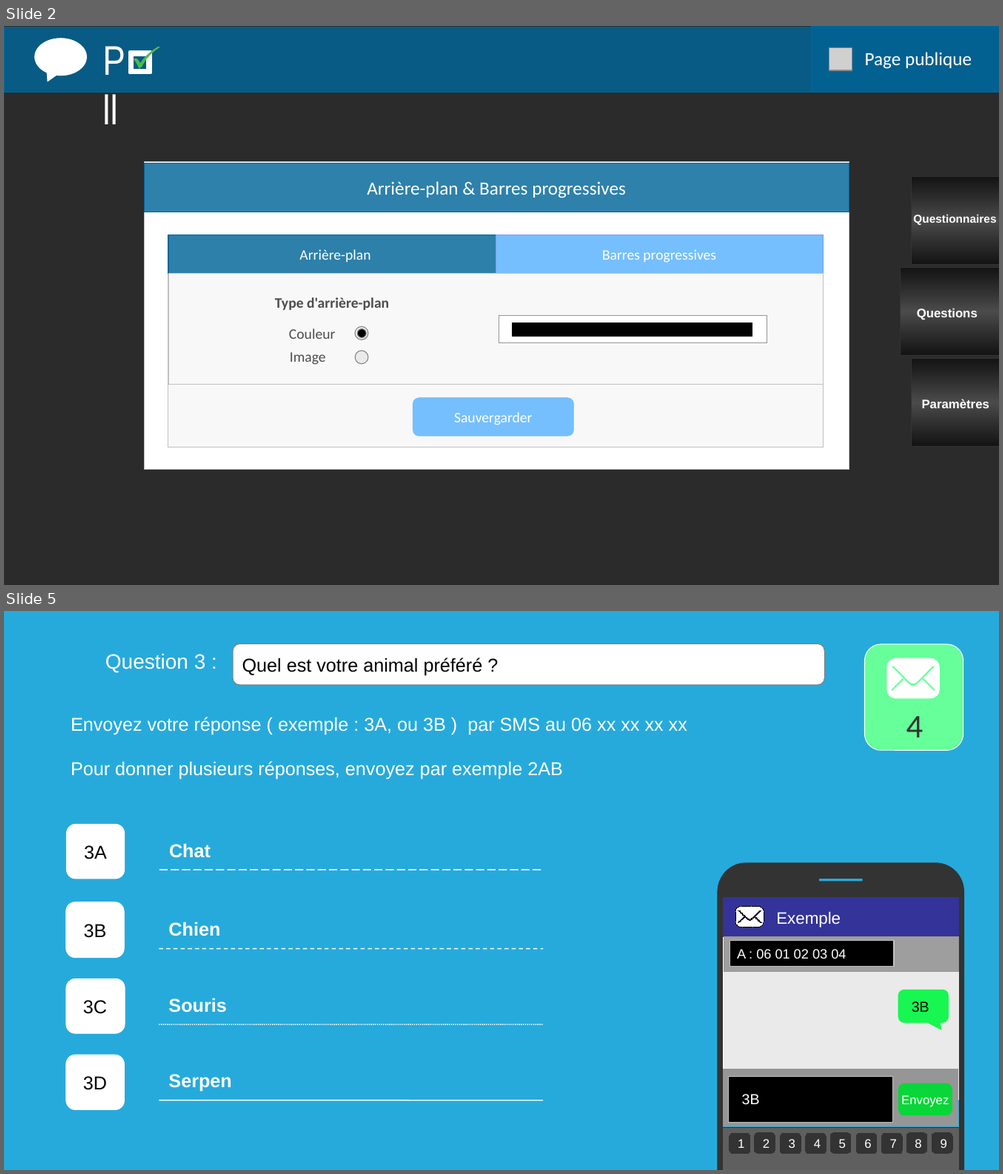
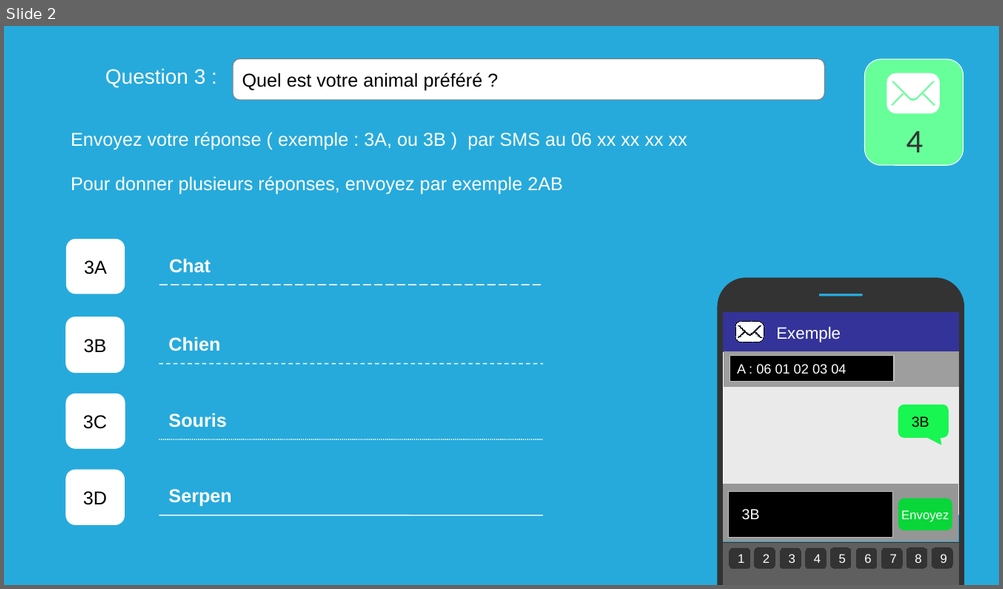
Before and after one commit to Airenn/Poll-Web, a slide deck: Poll-Web-master/maquette/maquette_page_parametre.ppt. Shown one above the other, each under a label of ours: slides 2 and 5 before the commit, slide 2 after it; the slides between them are not shown. The pictures are 1003x1174 and 1003x589 pixels, drawn with LibreOffice and Linux fonts; fonts in the diff are those of the drawing; grey boxes stand for pictures; background and template pictures are left out; a plain dark background stands for a picture behind light text. Boxes give left, top, right and bottom in pixels: in the first picture for what was removed or moved away, otherwise in the second. Text is boxed around its words. In the diff, an @@ line names an element or a change of style, - is before the commit and + after.

Commit message:
Revert "modif maquette_page_questionnaire"
This reverts commit 3beadceb197581269ff40eed9da7a0f8bb8bb503.

```diff
--- a/Poll-Web-master/maquette/maquette_page_parametre.ppt
+++ b/Poll-Web-master/maquette/maquette_page_parametre.ppt
@@ slide 2 removed at (4,26,999,585), background picture (left out) @@
@@ rectangle removed at (4,27,999,93) @@
@@ group removed at (34,39,159,124): 2 freeform shapes, 1 speech bubble, 1 text @@
-P ll
@@ rectangle removed at (811,26,999,93) @@
@@ picture removed at (828,47,852,70) @@
@@ text removed at (865,52,971,69) @@
-Page publique
@@ rectangle removed at (144,161,848,469) @@
@@ rectangle removed at (144,163,848,212) @@
@@ rectangle removed at (910,177,999,264) @@
@@ text removed at (367,181,626,198) @@
-Arrière-plan & Barres progressives
@@ text removed at (913,215,996,225) @@
-Questionnaires
@@ rectangle removed at (168,235,822,446) @@
@@ rectangle removed at (168,235,495,273) @@
-Arrière-plan
@@ rectangle removed at (495,235,822,273) @@
-Barres progressives
@@ rectangle removed at (899,267,999,355) @@
@@ rectangle removed at (169,273,822,384) @@
@@ text removed at (275,298,389,310) @@
-Type d'arrière-plan
@@ text removed at (916,309,977,320) @@
-Questions
@@ text removed at (289,329,335,339) @@
-Couleur
@@ ellipse removed at (355,326,368,340) @@
@@ ellipse removed at (358,329,367,338) @@
@@ rectangle removed at (498,316,766,343) @@
@@ rectangle removed at (512,323,751,336) @@
@@ text removed at (290,352,326,365) @@
-Image
@@ ellipse removed at (355,350,368,363) @@
@@ rectangle removed at (910,358,999,446) @@
@@ rounded rectangle removed at (412,398,574,437) @@
-Sauvergarder
@@ text removed at (922,399,989,409) @@
-Paramètres
@@ what was slide 5 is now slide 2 @@
```
Also in this commit, not shown: 1 slide changed, 2 other slides removed.
